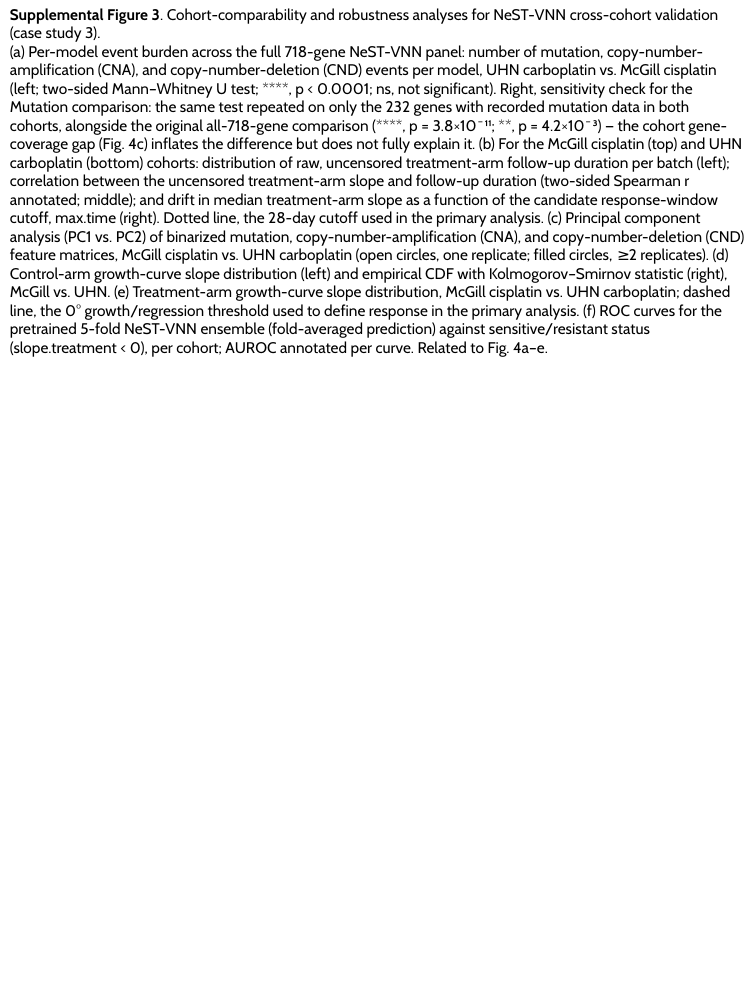
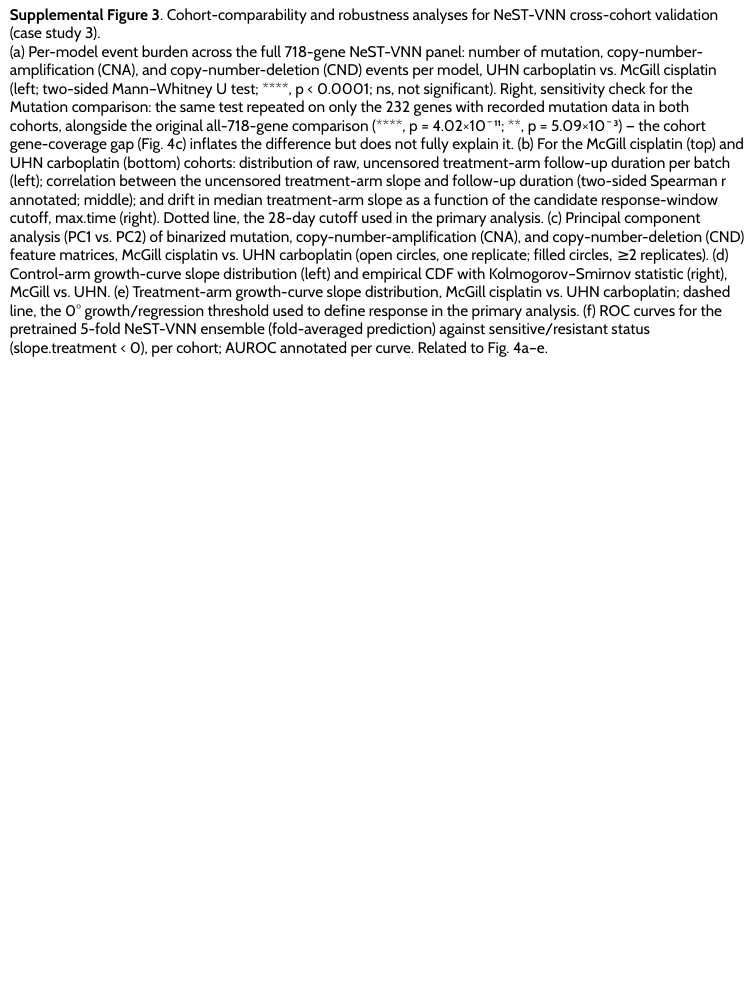
Before and after one commit to guanqiaofeng/XevaDB_case_study, a slide deck: slide 6 of figures_tables/Supp_Figures.pptx. Drawn at 756x1008 pixels with LibreOffice and Linux fonts; fonts in the diff are those of the drawing. Boxes give left, top, right and bottom in pixels: in the first picture for what was removed or moved away, otherwise in the second. Text is boxed around its words. In the diff, an @@ line names an element or a change of style, - is before the commit and + after.

```diff
--- a/figures_tables/Supp_Figures.pptx
+++ b/figures_tables/Supp_Figures.pptx
@@ text at (10,45,745,357): text changed @@
-(a) Per-model event burden across the full 718-gene NeST-VNN panel: number of mutation, copy-number-amplification (CNA), and copy-number-deletion (CND) events per model, UHN carboplatin vs. McGill cisplatin (left; two-sided Mann–Whitney U test; ****, p < 0.0001; ns, not significant). Right, sensitivity check for the Mutation comparison: the same test repeated on only the 232 genes with recorded mutation data in both cohorts, alongside the original all-718-gene comparison (****, p = 3.8×10⁻¹¹; **, p = 4.2×10⁻³) — the cohort gene-coverage gap (Fig. 4c) inflates the difference but does not fully explain it. (b) For the McGill cisplatin (top) and UHN carboplatin (bottom) cohorts: distribution of raw, uncensored treatment-arm follow-up duration per batch (left); correlation between the uncensored treatment-arm slope and follow-up duration (two-sided Spearman r annotated; middle); and drift in median treatment-arm slope as a function of the candidate response-window cutoff, max.time (right). Dotted line, the 28-day cutoff used in the primary analysis. (c) Principal component analysis (PC1 vs. PC2) of binarized mutation, copy-number-amplification (CNA), and copy-number-deletion (CND) feature matrices, McGill cisplatin vs. UHN carboplatin (open circles, one replicate; filled circles, ≥2 replicates). (d) Control-arm growth-curve slope distribution (left) and empirical CDF with Kolmogorov–Smirnov statistic (right), McGill vs. UHN. (e) Treatment-arm growth-curve slope distribution, McGill cisplatin vs. UHN carboplatin; dashed line, the 0° growth/regression threshold used to define response in the primary analysis. (f) ROC curves for the pretrained 5-fold NeST-VNN ensemble (fold-averaged prediction) against sensitive/resistant status (slope.treatment < 0), per cohort; AUROC annotated per curve. Related to Fig. 4a–e.
+(a) Per-model event burden across the full 718-gene NeST-VNN panel: number of mutation, copy-number-amplification (CNA), and copy-number-deletion (CND) events per model, UHN carboplatin vs. McGill cisplatin (left; two-sided Mann–Whitney U test; ****, p < 0.0001; ns, not significant). Right, sensitivity check for the Mutation comparison: the same test repeated on only the 232 genes with recorded mutation data in both cohorts, alongside the original all-718-gene comparison (****, p = 4.02×10⁻¹¹; **, p = 5.09×10⁻³) — the cohort gene-coverage gap (Fig. 4c) inflates the difference but does not fully explain it. (b) For the McGill cisplatin (top) and UHN carboplatin (bottom) cohorts: distribution of raw, uncensored treatment-arm follow-up duration per batch (left); correlation between the uncensored treatment-arm slope and follow-up duration (two-sided Spearman r annotated; middle); and drift in median treatment-arm slope as a function of the candidate response-window cutoff, max.time (right). Dotted line, the 28-day cutoff used in the primary analysis. (c) Principal component analysis (PC1 vs. PC2) of binarized mutation, copy-number-amplification (CNA), and copy-number-deletion (CND) feature matrices, McGill cisplatin vs. UHN carboplatin (open circles, one replicate; filled circles, ≥2 replicates). (d) Control-arm growth-curve slope distribution (left) and empirical CDF with Kolmogorov–Smirnov statistic (right), McGill vs. UHN. (e) Treatment-arm growth-curve slope distribution, McGill cisplatin vs. UHN carboplatin; dashed line, the 0° growth/regression threshold used to define response in the primary analysis. (f) ROC curves for the pretrained 5-fold NeST-VNN ensemble (fold-averaged prediction) against sensitive/resistant status (slope.treatment < 0), per cohort; AUROC annotated per curve. Related to Fig. 4a–e.
```
Also in this commit, not shown: 4 other files.
